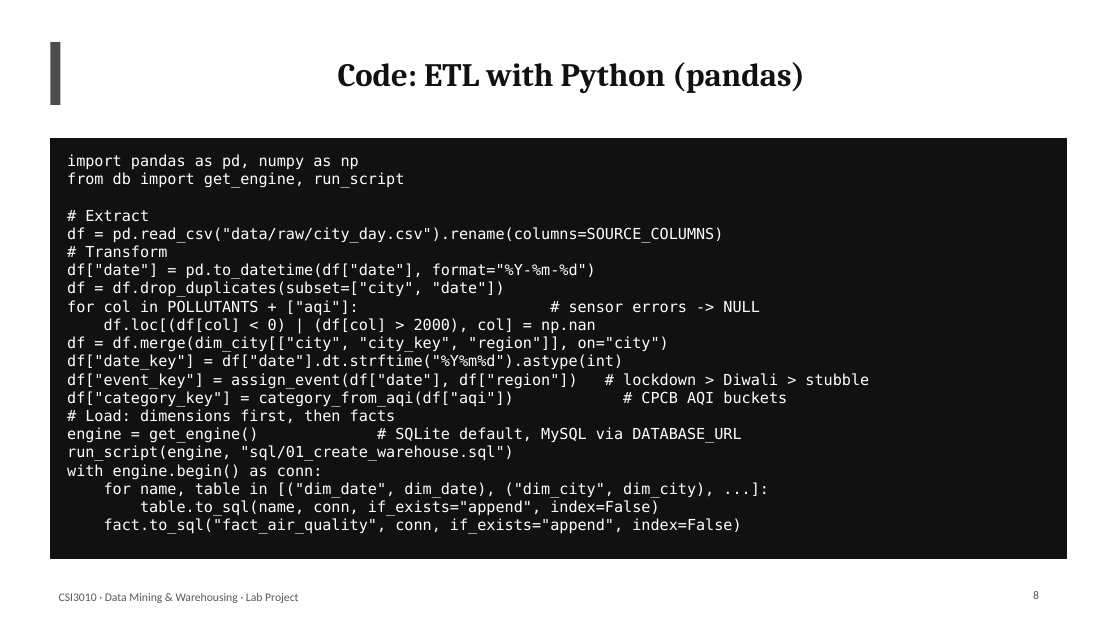
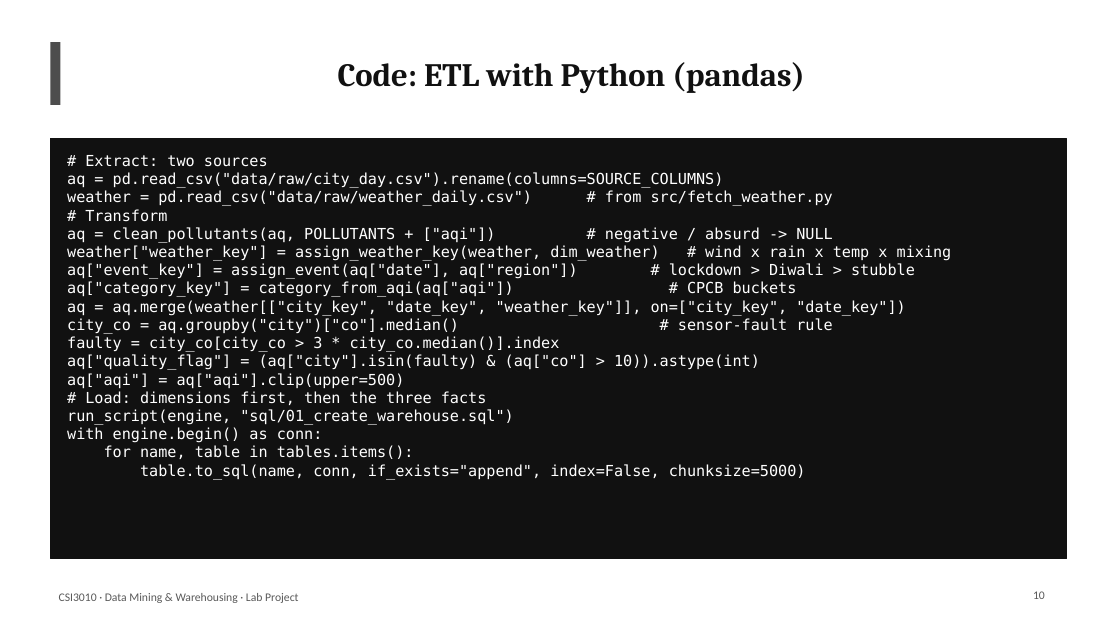
Before and after one commit to StutiArya2/breathing-cities-dwdm, a slide deck: slide 10 of docs/Breathing_Cities_DWDM.pptx (slide 8 before the commit). Drawn at 1120x630 pixels with LibreOffice and Linux fonts; fonts in the diff are those of the drawing. Boxes give left, top, right and bottom in pixels: in the first picture for what was removed or moved away, otherwise in the second. Text is boxed around its words. In the diff, an @@ line names an element or a change of style, - is before the commit and + after.

Commit message:
Real-data pipeline: weather source, fact constellation, experiments
- Add Open-Meteo weather as a second source (fact_weather, dim_weather_condition)
  and station-level drill-down (fact_station_air_quality, dim_station)
- Flag Ahmedabad's faulty CO sensor; cap AQI at 500
- New OLAP queries: station drill-down, weather dice, drill-across
- Classification vs persistence baseline with SHAP; context and co-pollution rules;
  weather-adjusted forecasting; lockdown and Diwali counterfactuals with placebo
- 10-tab dashboard, run_all.py, rewritten README and 20-slide deck with results

```diff
--- a/docs/Breathing_Cities_DWDM.pptx
+++ b/docs/Breathing_Cities_DWDM.pptx
@@ text at <box>67,155,833,206</box>: text changed @@
-import pandas as pd, numpy as np
-from db import get_engine, run_script
-# Extract
-df = pd.read_csv("data/raw/city_day.csv").rename(columns=SOURCE_COLUMNS)
+# Extract: two sources
+aq = pd.read_csv("data/raw/city_day.csv").rename(columns=SOURCE_COLUMNS)
+weather = pd.read_csv("data/raw/weather_daily.csv") # from src/fetch_weather.py
@@ text at <box>67,227,952,405</box>: text changed @@
-df["date"] = pd.to_datetime(df["date"], format="%Y-%m-%d")
-df = df.drop_duplicates(subset=["city", "date"])
-for col in POLLUTANTS + ["aqi"]: # sensor errors -> NULL
-df.loc[(df[col] < 0) | (df[col] > 2000), col] = np.nan
-df = df.merge(dim_city[["city", "city_key", "region"]], on="city")
-df["date_key"] = df["date"].dt.strftime("%Y%m%d").astype(int)
-df["event_key"] = assign_event(df["date"], df["region"]) # lockdown > Diwali > stubble
-df["category_key"] = category_from_aqi(df["aqi"]) # CPCB AQI buckets
-# Load: dimensions first, then facts
-engine = get_engine() # SQLite default, MySQL via DATABASE_URL
+aq = clean_pollutants(aq, POLLUTANTS + ["aqi"]) # negative / absurd -> NULL
+weather["weather_key"] = assign_weather_key(weather, dim_weather) # wind x rain x temp x mixing
+aq["event_key"] = assign_event(aq["date"], aq["region"]) # lockdown > Diwali > stubble
+aq["category_key"] = category_from_aqi(aq["aqi"]) # CPCB buckets
+aq = aq.merge(weather[["city_key", "date_key", "weather_key"]], on=["city_key", "date_key"])
+city_co = aq.groupby("city")["co"].median() # sensor-fault rule
+faulty = city_co[city_co > 3 * city_co.median()].index
+aq["quality_flag"] = (aq["city"].isin(faulty) & (aq["co"] > 10)).astype(int)
+aq["aqi"] = aq["aqi"].clip(upper=500)
+# Load: dimensions first, then the three facts
@@ text at <box>104,445,806,480</box>: text changed @@
-for name, table in [("dim_date", dim_date), ("dim_city", dim_city), ...]:
-table.to_sql(name, conn, if_exists="append", index=False)
-fact.to_sql("fact_air_quality", conn, if_exists="append", index=False)
+for name, table in tables.items():
+table.to_sql(name, conn, if_exists="append", index=False, chunksize=5000)
@@ page number at <box>1033,591,1045,599</box>: text changed @@
-8
+10
```
Also in this commit, not shown: 9 other slides changed, 9 slides added, 18 other files.
